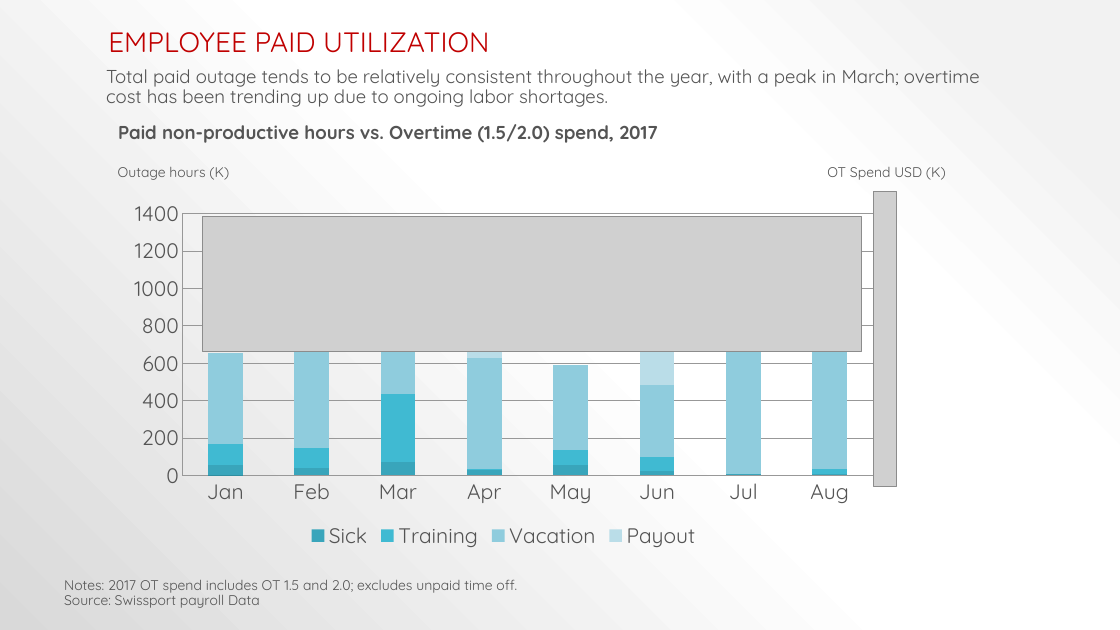
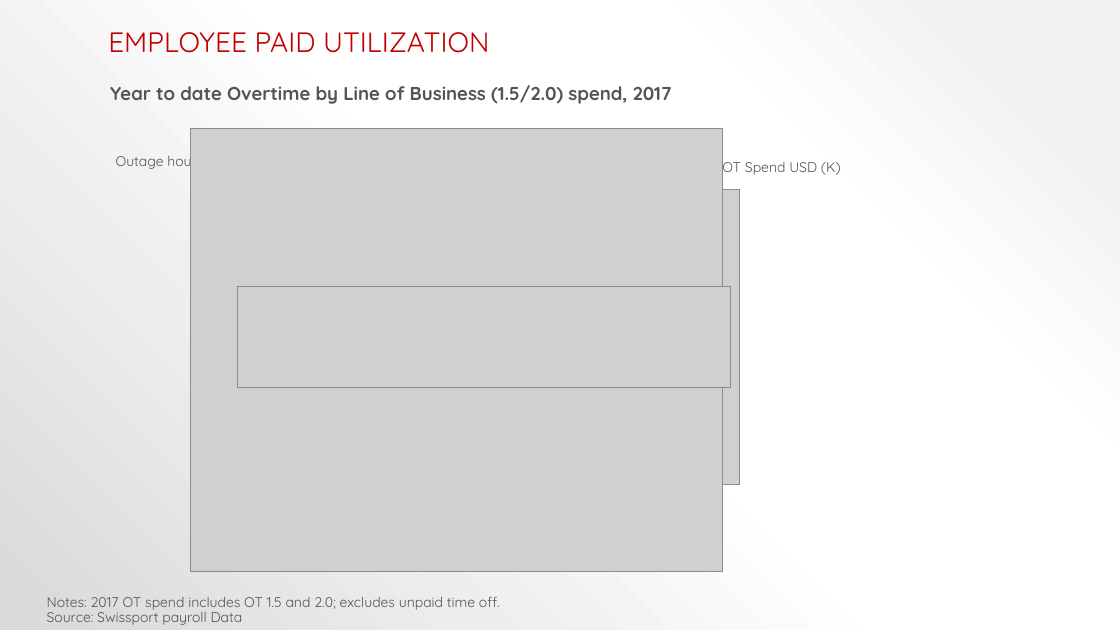
Before and after one commit to kirundar/KM-Airlines, a slide deck: slide 9 of Turnover Analysis IAD.pptx (slide 3 before the commit). Drawn at 1120x630 pixels with LibreOffice and Linux fonts; fonts in the diff are those of the drawing; grey boxes stand for pictures. Boxes give left, top, right and bottom in pixels: in the first picture for what was removed or moved away, otherwise in the second. Text is boxed around its words. In the diff, an @@ line names an element or a change of style, - is before the commit and + after.

```diff
--- a/Turnover Analysis IAD.pptx
+++ b/Turnover Analysis IAD.pptx
@@ text removed at (x1=106, y1=69, x2=980, y2=107) @@
-Total paid outage tends to be relatively consistent throughout the year, with a peak in March; overtime cost has been trending up due to ongoing labor shortages.
@@ text at (x1=110, y1=85, x2=672, y2=104): text changed @@
-Paid non-productive hours vs. Overtime (1.5/2.0) spend, 2017
+Year to date Overtime by Line of Business (1.5/2.0) spend, 2017
@@ picture added at (x1=191, y1=129, x2=723, y2=572) @@
@@ text "Outage hours (K)" rewrapped from (x1=118, y1=167, x2=229, y2=180) to (x1=116, y1=152, x2=203, y2=171) @@
@@ text "OT Spend USD (K)" rewrapped from (x1=827, y1=167, x2=946, y2=180) to (x1=722, y1=158, x2=841, y2=177) @@
@@ column stacked chart removed at (x1=118, y1=193, x2=888, y2=553) @@
-categories: Jan, Feb, Mar, Apr, May, Jun, Jul, Aug
-Series 1: 0
-Sick: 60, 40, 70, 30, 60, 20, 10, 10
-Training: 110, 110, 370, 0, 80, 80, 0, 20
-Vacation: 490, 640, 850, 590, 460, 380, 680, 870
-Payout: 0, 0, 0, 210, 0, 180, 40, 0
@@ picture moved from (x1=873, y1=192, x2=897, y2=486) to (x1=716, y1=190, x2=739, y2=485) @@
@@ picture resized from (x1=202, y1=217, x2=860, y2=351) to (x1=238, y1=287, x2=730, y2=387) @@
@@ text "Notes: 2017 OT spend includes ..." moved from (x1=64, y1=580, x2=517, y2=608) to (x1=47, y1=597, x2=500, y2=625) @@
```
Also in this commit, not shown: 9 other slides changed, 7 slides added, 17 slides removed, 14 other files.
